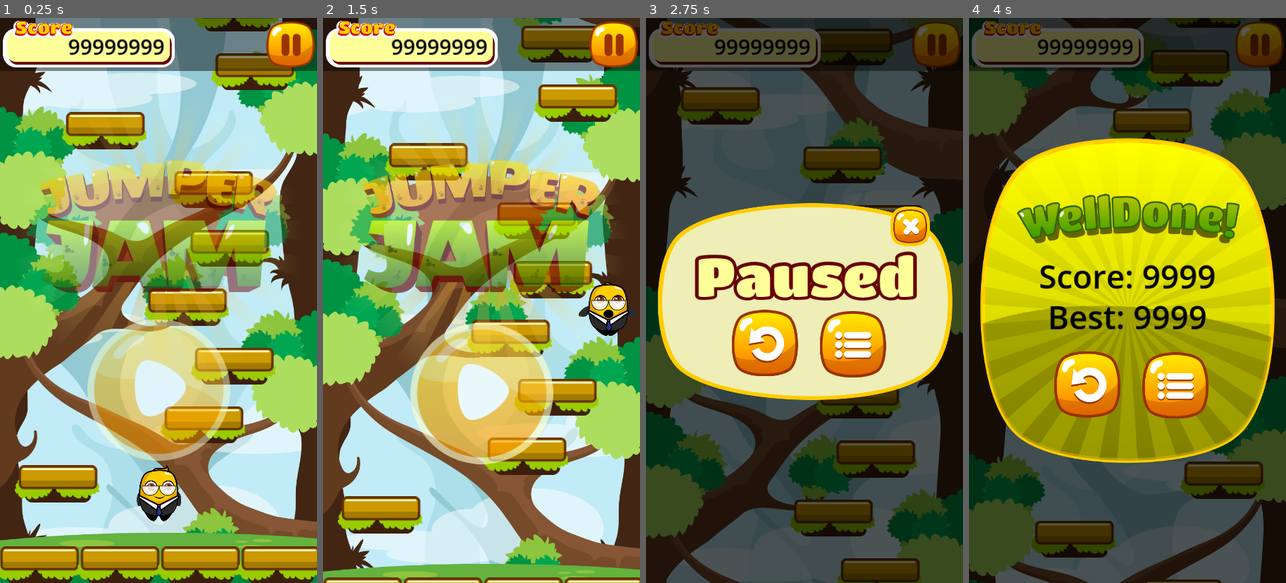
Above: before the commit, frames 1-4 (left to right).
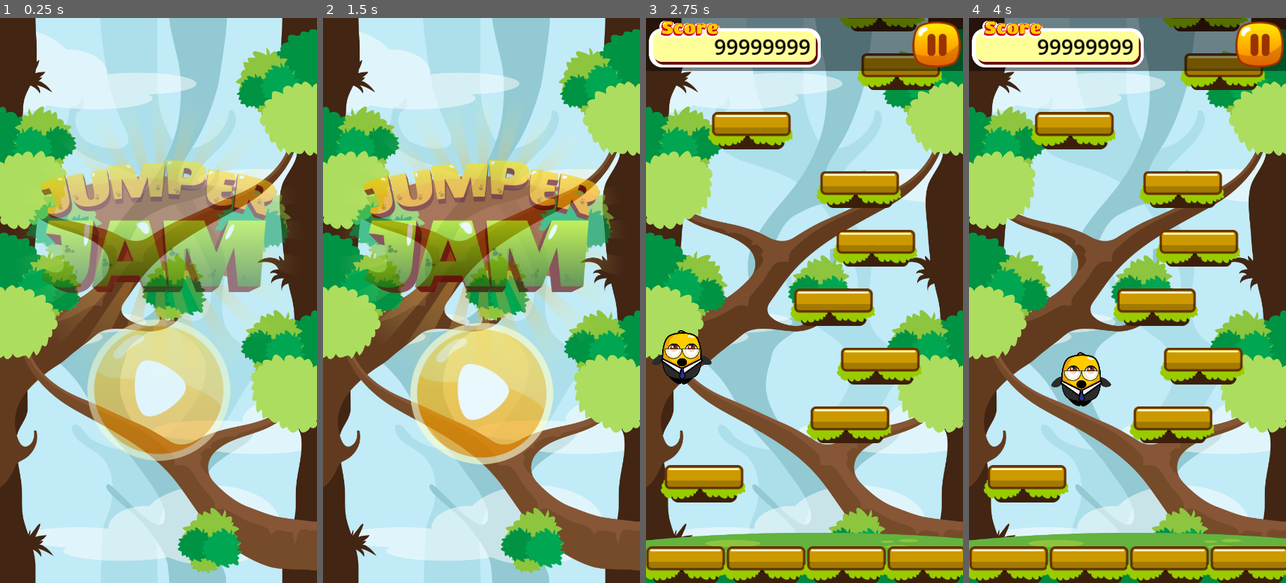
Above: after the commit, the same moments.

Repository: woliveira82/godot-mobile-jumper-jam-course
Game: Godot game, scene res://scenes/main.tscn
The game is run twice, just before and just after one commit, with the same random seed, the same clock (stepped at 60 frames per second) and the same inputs.
Inputs (mouse positions are in pixels of both pictures, inside the frame that each line leads up to):
- Up to frame 1 (0.25 s): no input
- Up to frame 2 (1.5 s): hold D (move_right) 0.53-1.25 s; click (481, 396) at 1.25 s
- Up to frame 3 (2.75 s): hold A (move_left) from 2.03 s (still down)
- Up to frame 4 (4 s): release A (move_left) at 2.75 s; click (1089, 345) at 2.77 s; hold D (move_right) from 3.53 s (still down)

The runs differ from the first frame. In frame 1, 31% of the frame differs, in the area x 0-100%, y 0-100%; in frame 2, 53%; in frame 3, 99%; in frame 4, 99%.

Commit message:
Section 5: Putting It All Together - Game Over Screen Functionality

Diff:
--- a/scenes/hud.tscn
+++ b/scenes/hud.tscn
@@ -17,7 +17,7 @@
 grow_vertical = 2
 script = ExtResource("1_6sfpc")
 
-[node name="ColorRect" type="ColorRect" parent="."]
+[node name="TopBarBG" type="ColorRect" parent="."]
 layout_mode = 1
 anchors_preset = 10
 anchor_right = 1.0
--- a/scenes/player.tscn
+++ b/scenes/player.tscn
@@ -149,3 +149,9 @@
 libraries = {
 "": SubResource("AnimationLibrary_fa8cn")
 }
+
+[node name="VisibleOnScreenNotifier2D" type="VisibleOnScreenNotifier2D" parent="."]
+position = Vector2(0, -4)
+scale = Vector2(2.6, 1.4)
+
+[connection signal="screen_exited" from="VisibleOnScreenNotifier2D" to="." method="_on_visible_on_screen_notifier_2d_screen_exited"]
--- a/scripts/base_screen.gd
+++ b/scripts/base_screen.gd
@@ -1,4 +1,6 @@
 extends Control
+
+var fade_duration = 0.5
 
 
 func _ready():
@@ -10,7 +12,7 @@
 func appear():
 	visible = true
 	var tween = get_tree().create_tween()
-	tween.tween_property(self, "modulate:a", 1.0, 0.5)
+	tween.tween_property(self, "modulate:a", 1.0, fade_duration)
 	await tween.finished
 	get_tree().call_group("buttons", "set_disabled", false)
 
@@ -18,6 +20,6 @@
 func disappear():
 	get_tree().call_group("buttons", "set_disabled", true)
 	var tween = get_tree().create_tween()
-	tween.tween_property(self, "modulate:a", 0.0, 0.5)
+	tween.tween_property(self, "modulate:a", 0.0, fade_duration)
 	await tween.finished
 	visible = false
--- a/scripts/game.gd
+++ b/scripts/game.gd
@@ -1,4 +1,6 @@
 extends Node2D
+
+signal player_died(score, highscore)
 
 var camera_scene = preload("res://scenes/game_camera.tscn")
 var player_scene = preload("res://scenes/player.tscn")
@@ -14,6 +16,7 @@
 @onready var parallax1 = $ParallaxBackground/ParallaxLayer1
 @onready var parallax2 = $ParallaxBackground/ParallaxLayer2
 @onready var parallax3 = $ParallaxBackground/ParallaxLayer3
+@onready var hud = $UILayer/HUD
 
 
 func _ready():
@@ -29,7 +32,8 @@
 	setup_parallax_layer(parallax2)
 	setup_parallax_layer(parallax3)
 
-	new_game()
+	hud.visible = false
+	ground_sprite.visible = false
 
 
 func _process(_delta):
@@ -41,15 +45,23 @@
 
 
 func new_game():
+	reset_game()
+
 	player = player_scene.instantiate()
 	player.global_position = player_spawn_position
+	player.died.connect(_on_player_died)
 	add_child(player)
+
 	camera = camera_scene.instantiate()
 	camera.setup_camera(player)
 	add_child(camera)
 
 	if player:
 		level_generator.setup(player)
+		level_generator.start_generation()
+
+	hud.visible = true
+	ground_sprite.visible = true
 
 
 func get_parallax_sprite_scale(parallax_sprite: Sprite2D):
@@ -66,3 +78,21 @@
 		parallax_sprite.scale = get_parallax_sprite_scale(parallax_sprite)
 		var my = parallax_sprite.scale.y * parallax_sprite.get_texture().get_height()
 		parallax_layer.motion_mirroring.y = my
+
+
+func _on_player_died():
+	hud.visible = false
+	player_died.emit(1998, 9881)
+
+
+func reset_game():
+	ground_sprite.visible = false
+	level_generator.reset_level()
+	if player:
+		player.queue_free()
+		player = null
+		level_generator.player = null
+
+	if camera:
+		camera.queue_free()
+		camera = null
--- a/scripts/game_camera.gd
+++ b/scripts/game_camera.gd
@@ -9,6 +9,9 @@
 
 
 func _ready():
+	if player:
+		global_position.y = player.global_position.y
+
 	viewport_size = get_viewport_rect().size
 	global_position.x = viewport_size.x / 2
 	limit_left = 0
--- a/scripts/level_generator.gd
+++ b/scripts/level_generator.gd
@@ -23,6 +23,9 @@
 	generated_platform_count = 0
 
 	start_platform_y = viewport_size.y - (y_distance_between_platforms * 2)
+
+
+func start_generation():
 	generate_level(start_platform_y, true)
 
 
@@ -65,3 +68,9 @@
 	platform.global_position = location
 	platform_parent.add_child(platform)
 	return platform
+
+
+func reset_level():
+	generated_platform_count = 0
+	for platform in  platform_parent.get_children():
+		platform.queue_free()
--- a/scripts/main.gd
+++ b/scripts/main.gd
@@ -1,11 +1,23 @@
 extends Node
 
-
-# Called when the node enters the scene tree for the first time.
-func _ready():
-	pass # Replace with function body.
+@onready var game = $Game
+@onready var screens = $Screens
 
 
-# Called every frame. 'delta' is the elapsed time since the previous frame.
-func _process(delta):
-	pass
+func _ready():
+	screens.start_game.connect(_on_screens_start_game)
+	screens.delete_level.connect(_on_screens_delete_level)
+	game.player_died.connect(_on_game_player_died)
+
+
+func _on_screens_start_game():
+	game.new_game()
+
+
+func _on_screens_delete_level():
+	game.reset_game()
+
+
+func _on_game_player_died(score, highscore):
+	await get_tree().create_timer(0.75).timeout
+	screens.game_over(score, highscore)
--- a/scripts/player.gd
+++ b/scripts/player.gd
@@ -1,5 +1,7 @@
 extends CharacterBody2D
 class_name Player
+
+signal died
 
 var speed = 300.0
 var accelerometer_speed = 130.0
@@ -10,8 +12,10 @@
 
 var viewport_size
 var use_accelerometer = false
+var dead = false
 
 @onready var animator = $AnimationPlayer
+@onready var cshape = $CollisionShape2D
 
 
 func _ready():
@@ -33,15 +37,16 @@
 	velocity.y += gravity
 	velocity.y = min(velocity.y, max_fall_velocity)
 
-	if use_accelerometer:
-		var mobile_input = Input.get_accelerometer()
-		velocity.x = mobile_input.x * accelerometer_speed
-	else:
-		var direction = Input.get_axis("move_left", "move_right")
-		if direction:
-			velocity.x = direction * speed
+	if not dead:
+		if use_accelerometer:
+			var mobile_input = Input.get_accelerometer()
+			velocity.x = mobile_input.x * accelerometer_speed
 		else:
-			velocity.x = move_toward(velocity.x, 0, speed)
+			var direction = Input.get_axis("move_left", "move_right")
+			if direction:
+				velocity.x = direction * speed
+			else:
+				velocity.x = move_toward(velocity.x, 0, speed)
 
 	move_and_slide()
 
@@ -54,3 +59,14 @@
 
 func jump():
 	velocity.y = jump_velocity
+
+
+func _on_visible_on_screen_notifier_2d_screen_exited():
+	die()
+
+
+func die():
+	if not dead:
+		dead = true
+		cshape.set_deferred("disabled", true)
+		died.emit()
--- a/scripts/screens.gd
+++ b/scripts/screens.gd
@@ -1,11 +1,16 @@
 extends CanvasLayer
+
+signal start_game
+signal delete_level
+
+var current_screen = null
 
 @onready var console = $Debug/ConsoleLog
 @onready var title_screen = $TitleScreen
 @onready var pause_screen = $PauseScreen
 @onready var game_over_screen = $GameOverScreen
-
-var current_screen = null
+@onready var game_over_score_label = $GameOverScreen/Box/ScoreLabel
+@onready var game_over_high_score_label = $GameOverScreen/Box/HighScoreLabel
 
 
 func _ready():
@@ -25,7 +30,9 @@
 func _on_button_pressed(button):
 	match button.name:
 		"TitlePlay":
-			change_screen(pause_screen)
+			change_screen(null)
+			await get_tree().create_timer(0.5).timeout
+			start_game.emit()
 		"PauseRetry":
 			change_screen(game_over_screen)
 		"PauseBack":
@@ -33,13 +40,12 @@
 		"PauseClose":
 			print("PauseClose")
 		"GameOverRetry":
+			change_screen(null)
+			await get_tree().create_timer(0.5).timeout
+			start_game.emit()
+		"GameOverBack":
 			change_screen(title_screen)
-		"GameOverBack":
-			print("GameOverBack")
-
-
-func _process(_delta):
-	pass
+			delete_level.emit()
 
 
 func _on_toggle_console_pressed():
@@ -53,3 +59,9 @@
 	current_screen = new_screen
 	if current_screen:
 		current_screen.appear()
+
+
+func game_over(score, highscore):
+	game_over_score_label.text = "Score: %d" % score
+	game_over_high_score_label.text = "Best: %d" % highscore
+	change_screen(game_over_screen)
